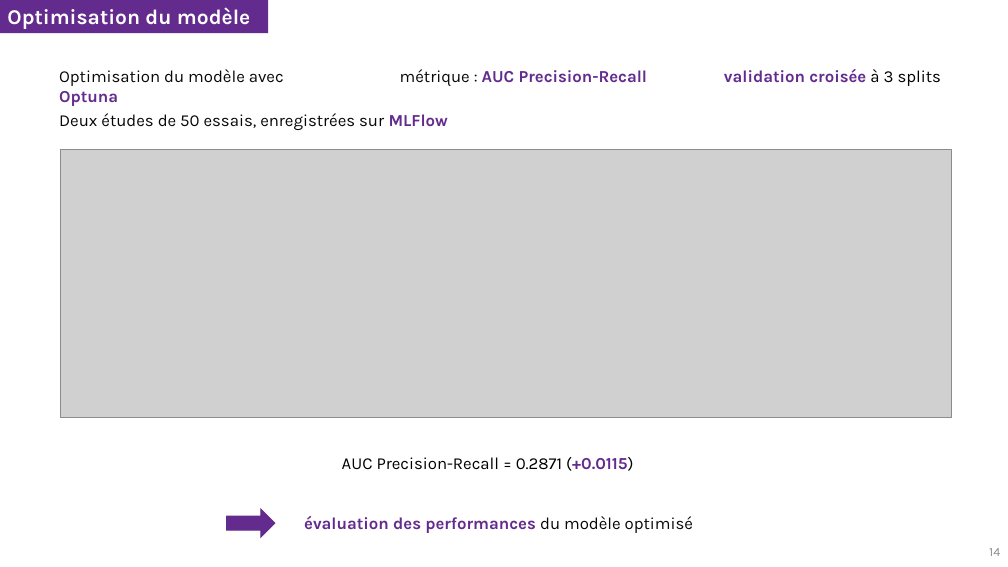
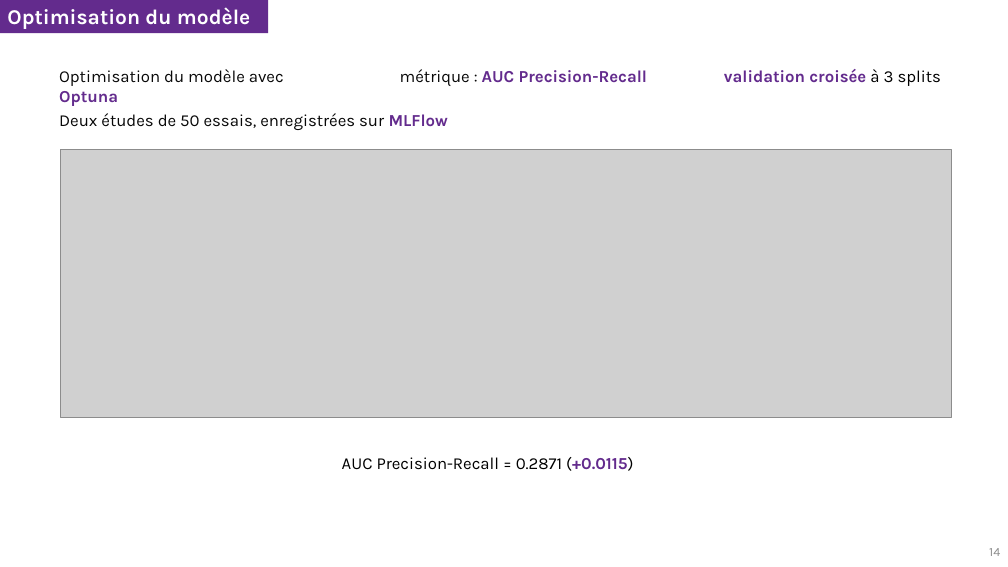
Before and after one commit to OJ57/OP_project_7, a slide deck: slide 14 of Jamadi_Omar_5_presentation_032023.pptx. Drawn at 1008x567 pixels with LibreOffice and Linux fonts; fonts in the diff are those of the drawing; grey boxes stand for pictures. Boxes give left, top, right and bottom in pixels: in the first picture for what was removed or moved away, otherwise in the second. Text is boxed around its words. In the diff, an @@ line names an element or a change of style, - is before the commit and + after.

```diff
--- a/Jamadi_Omar_5_presentation_032023.pptx
+++ b/Jamadi_Omar_5_presentation_032023.pptx
@@ right arrow removed at [227,510,275,538] @@
@@ text removed at [304,516,693,533] @@
-évaluation des performances du modèle optimisé
```
Also in this commit, not shown: 3 other slides changed, 1 other file.
